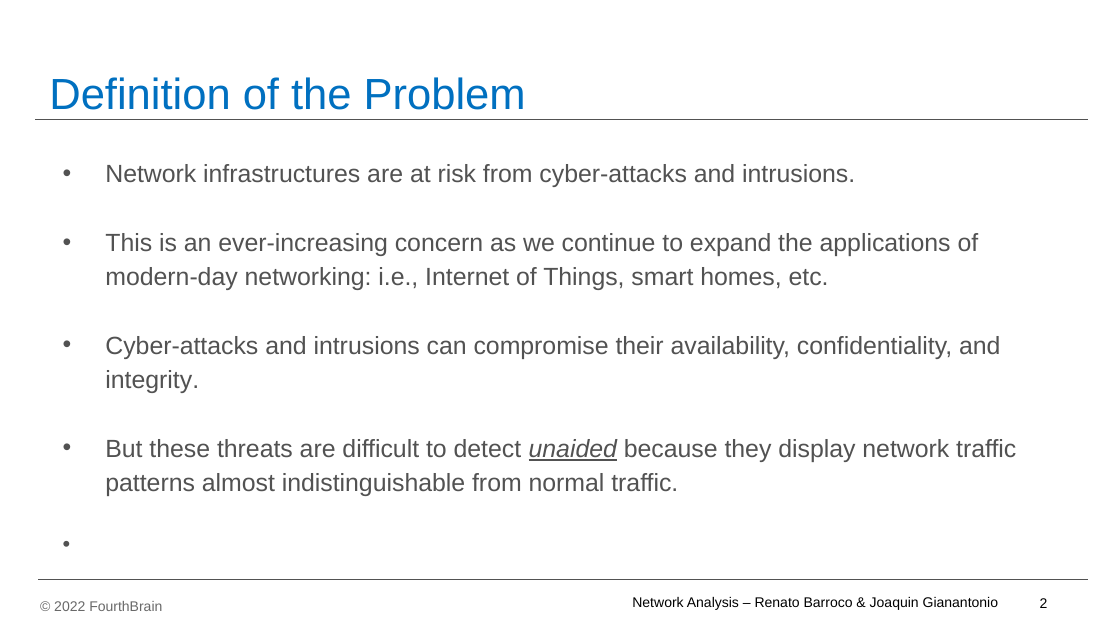
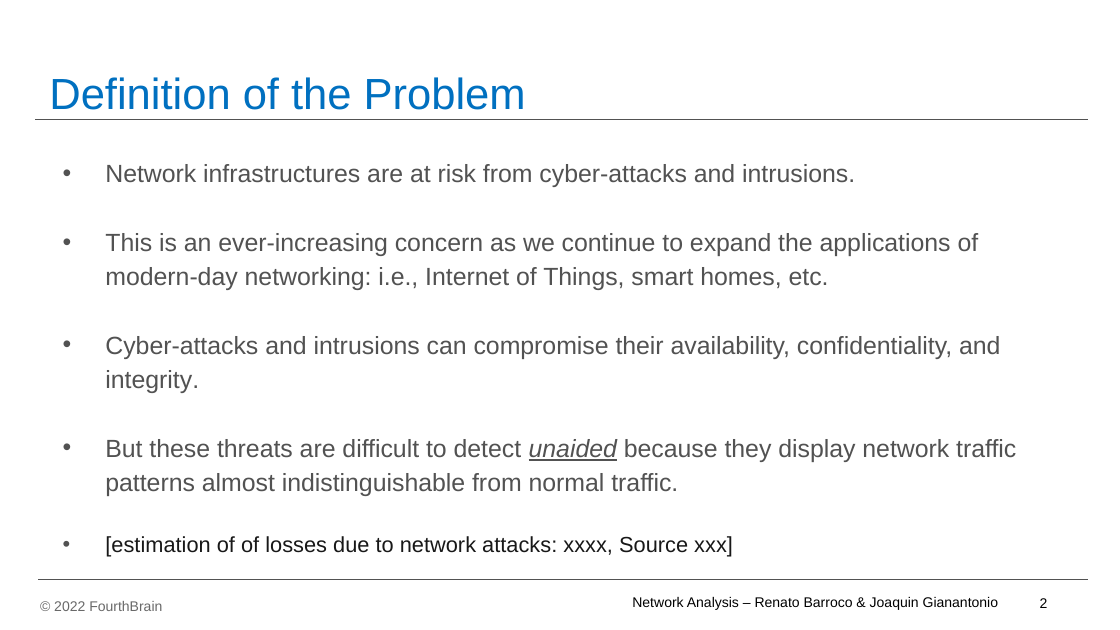
Before and after one commit to RBarroco/network-analytics-final, a slide deck: slide 3 of network-analytics-final/powerpoint/Network Analysis - MLE Capstone Presentation_v07.pptx. Drawn at 1120x630 pixels with LibreOffice and Linux fonts; fonts in the diff are those of the drawing; background and template pictures are left out. Boxes give left, top, right and bottom in pixels: in the first picture for what was removed or moved away, otherwise in the second. Text is boxed around its words. In the diff, an @@ line names an element or a change of style, - is before the commit and + after.

```diff
--- a/network-analytics-final/powerpoint/Network Analysis - MLE Capstone Presentation_v07.pptx
+++ b/network-analytics-final/powerpoint/Network Analysis - MLE Capstone Presentation_v07.pptx
@@ text at (105,536,733,557): text colour #FFFFFF to #181818 in "[estimation of of losses due to network ..." @@
```
Also in this commit, not shown: 4 other slides changed.
